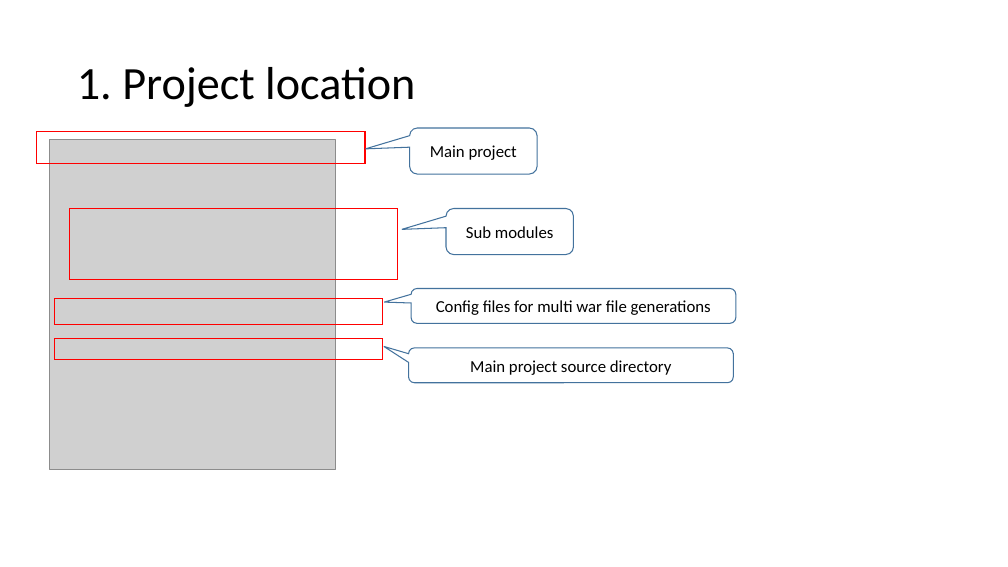
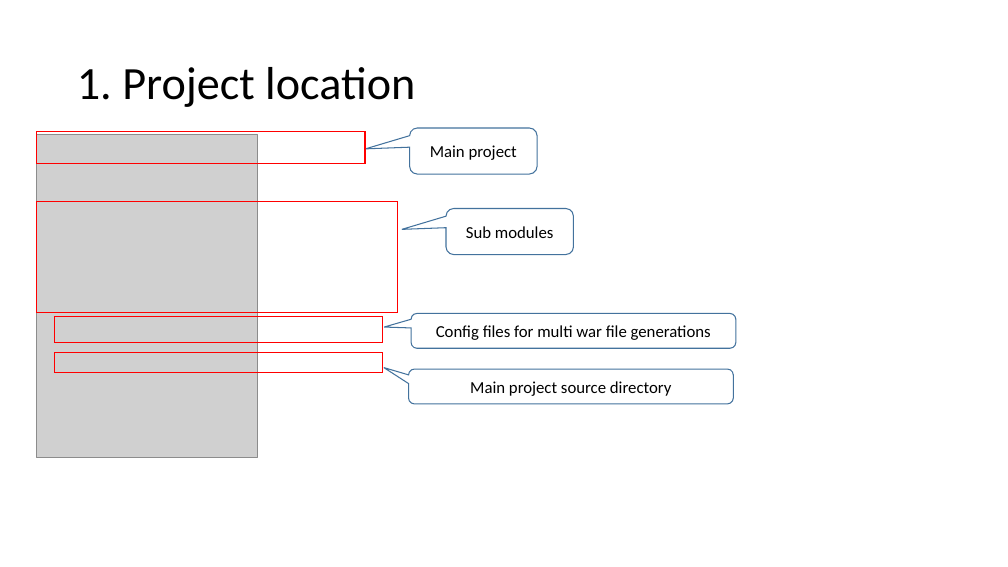
Before and after one commit to yugandhargangu/Bettle-Track, a slide deck: slide 2 of documents/05_Application_structure.pptx. Drawn at 1008x567 pixels with LibreOffice and Linux fonts; fonts in the diff are those of the drawing; grey boxes stand for pictures. Boxes give left, top, right and bottom in pixels: in the first picture for what was removed or moved away, otherwise in the second. Text is boxed around its words. In the diff, an @@ line names an element or a change of style, - is before the commit and + after.

```diff
--- a/documents/05_Application_structure.pptx
+++ b/documents/05_Application_structure.pptx
@@ picture: place and size @@
-picture at (49, 140, 335, 469)
+picture at (37, 135, 258, 457)
@@ rectangle: place and size @@
-rectangle at (70, 209, 398, 280)
+rectangle at (37, 202, 398, 312)
@@ rectangle: place and size @@
-rectangle at (54, 299, 383, 324)
+rectangle at (54, 317, 383, 343)
@@ rounded speech box "Config files for multi war ...": place and size @@
-rounded speech box "Config files for multi war ..." at (411, 289, 737, 324)
+rounded speech box "Config files for multi war ..." at (411, 314, 737, 349)
@@ rectangle: place and size @@
-rectangle at (54, 339, 383, 359)
+rectangle at (54, 352, 383, 373)
@@ rounded speech box "Main project source directory": place and size @@
-rounded speech box "Main project source directory" at (408, 348, 734, 383)
+rounded speech box "Main project source directory" at (408, 369, 734, 404)
```
Also in this commit, not shown: 3 other slides changed, 2 slides added, 29 other files.
